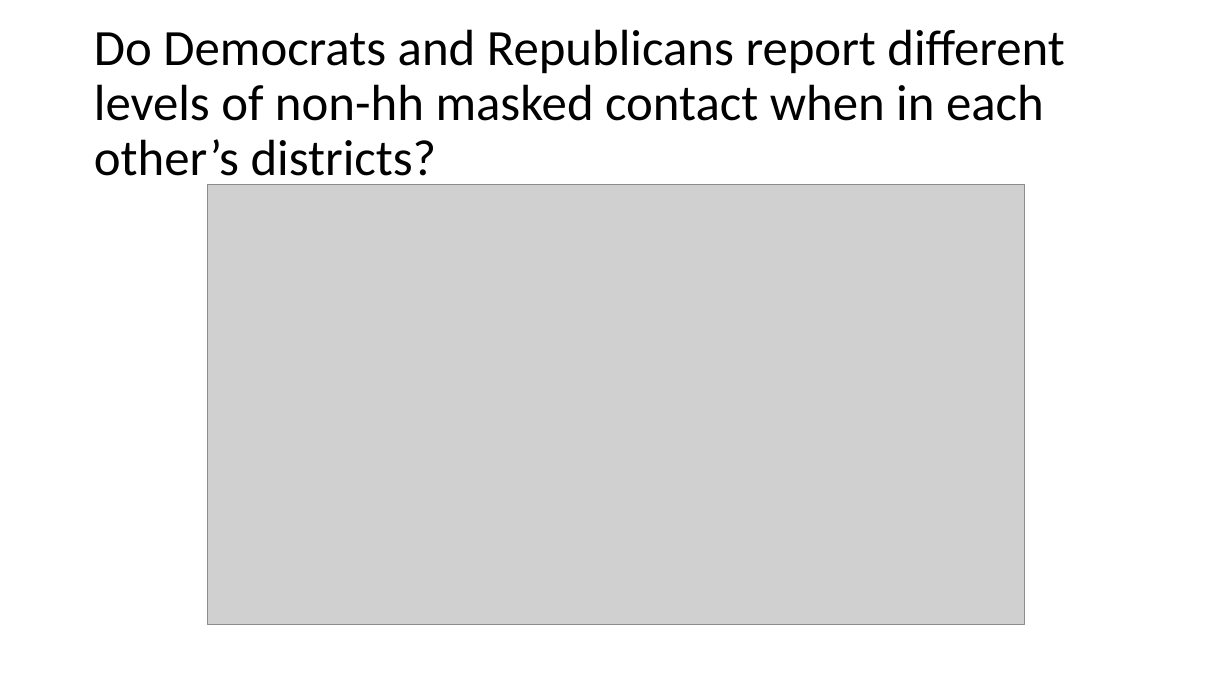
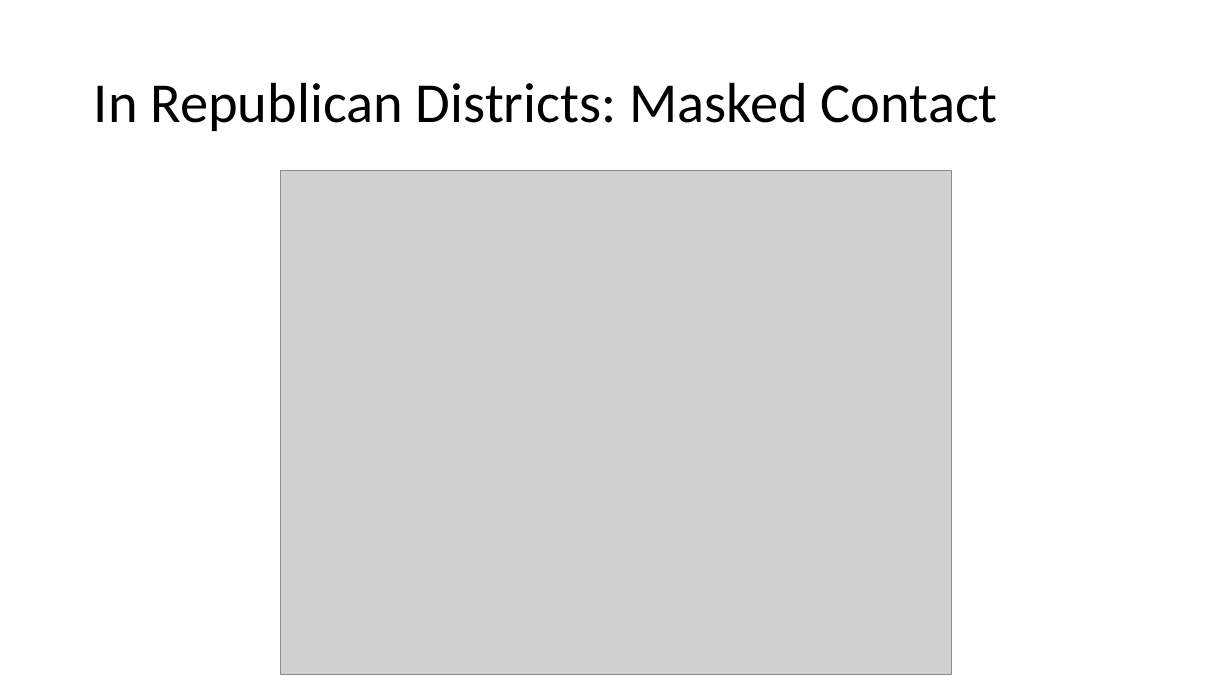
Before and after one commit to chrissoria/BICS_Political_Polarization, a slide deck: slide 27 of plots/Preliminary_Plots.pptx (slide 13 before the commit). Drawn at 1232x693 pixels with LibreOffice and Linux fonts; fonts in the diff are those of the drawing; grey boxes stand for pictures. Boxes give left, top, right and bottom in pixels: in the first picture for what was removed or moved away, otherwise in the second. Text is boxed around its words. In the diff, an @@ line names an element or a change of style, - is before the commit and + after.

```diff
--- a/plots/Preliminary_Plots.pptx
+++ b/plots/Preliminary_Plots.pptx
@@ title at <box>94,82,998,131</box>: text changed; size 39.6 to 44 pt @@
-Do Democrats and Republicans report different levels of non-hh masked contact when in each other’s districts?
+In Republican Districts: Masked Contact
@@ picture: place and size @@
-picture at <box>207,185,1025,625</box>
+picture at <box>280,171,951,675</box>
```
Also in this commit, not shown: 4 other slides changed, 23 slides added, 9 slides removed, 22 other files.
